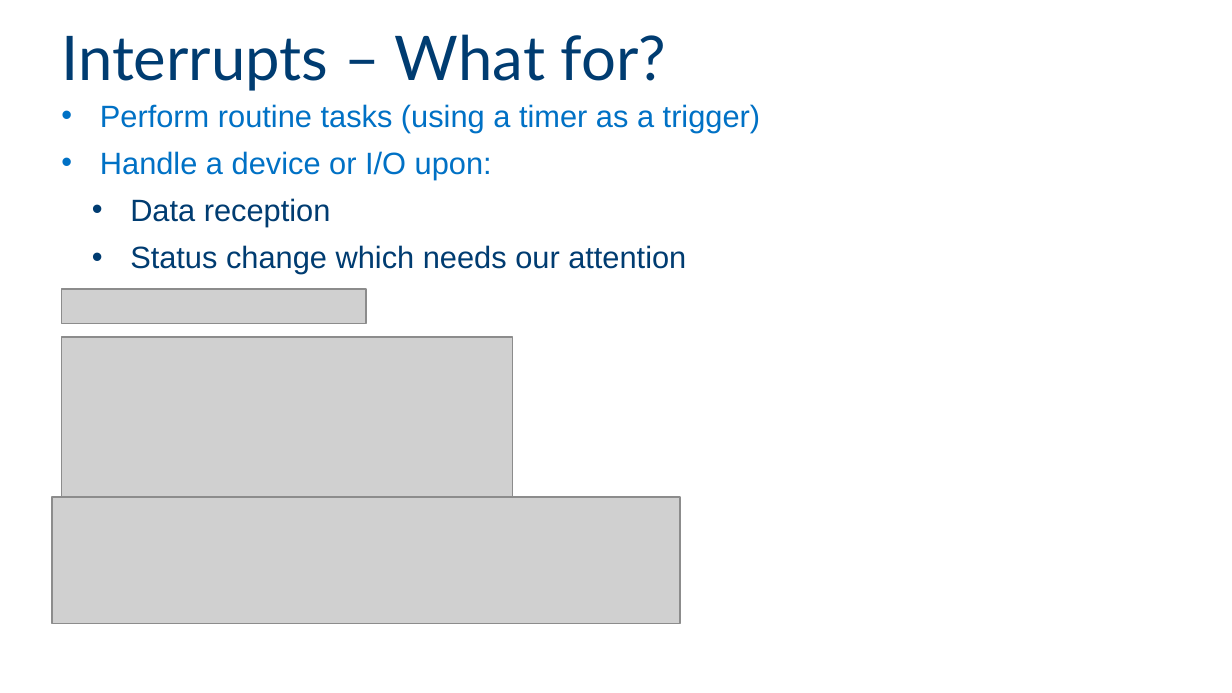
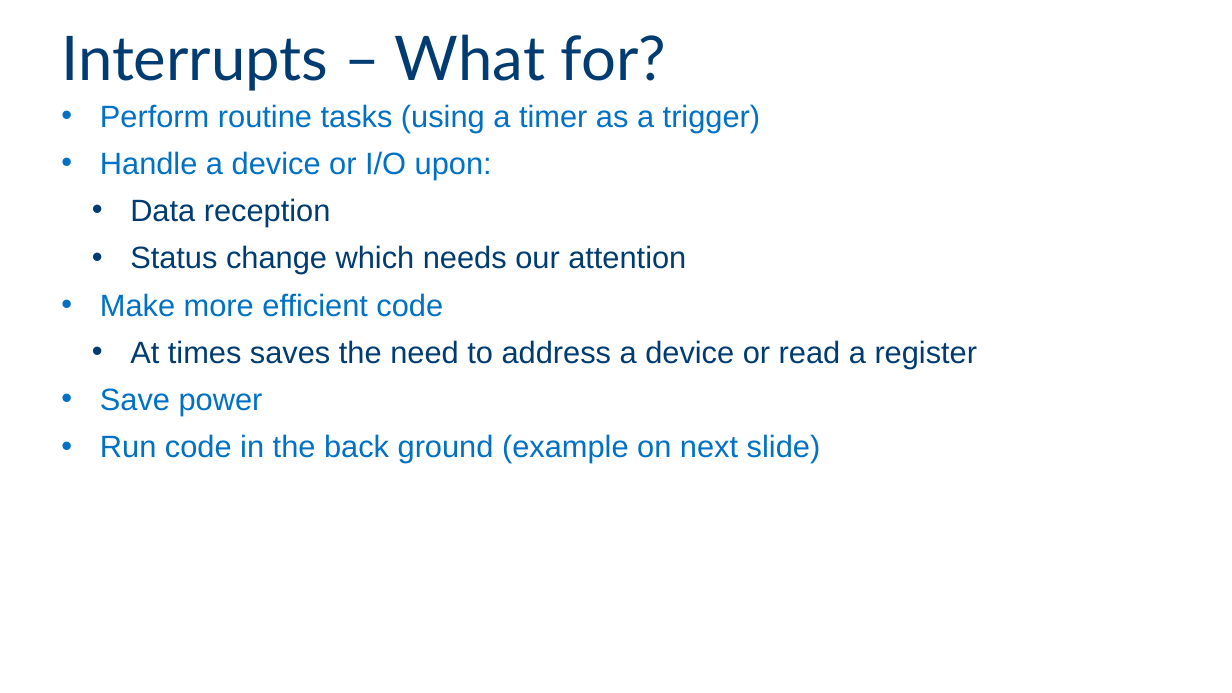
Before and after one commit to giltal/MakersPlatfrom, a slide deck: slide 8 of Collaterals/IntelMakersUniversity - class 5.pptx. Drawn at 1232x693 pixels with LibreOffice and Linux fonts; fonts in the diff are those of the drawing; grey boxes stand for pictures; background and template pictures are left out. Boxes give left, top, right and bottom in pixels: in the first picture for what was removed or moved away, otherwise in the second. Text is boxed around its words. In the diff, an @@ line names an element or a change of style, - is before the commit and + after.

```diff
--- a/Collaterals/IntelMakersUniversity - class 5.pptx
+++ b/Collaterals/IntelMakersUniversity - class 5.pptx
@@ picture removed at (62, 290, 366, 324) @@
@@ text at (100, 293, 978, 463): paragraphs added @@
+• Make more efficient code
+  • At times saves the need to address a device or read a register
+• Save power
+• Run code in the back ground (example on next slide)
@@ picture removed at (62, 338, 513, 498) @@
@@ picture removed at (52, 496, 680, 623) @@
```
Also in this commit, not shown: 4 other slides changed, 1 slide added.
